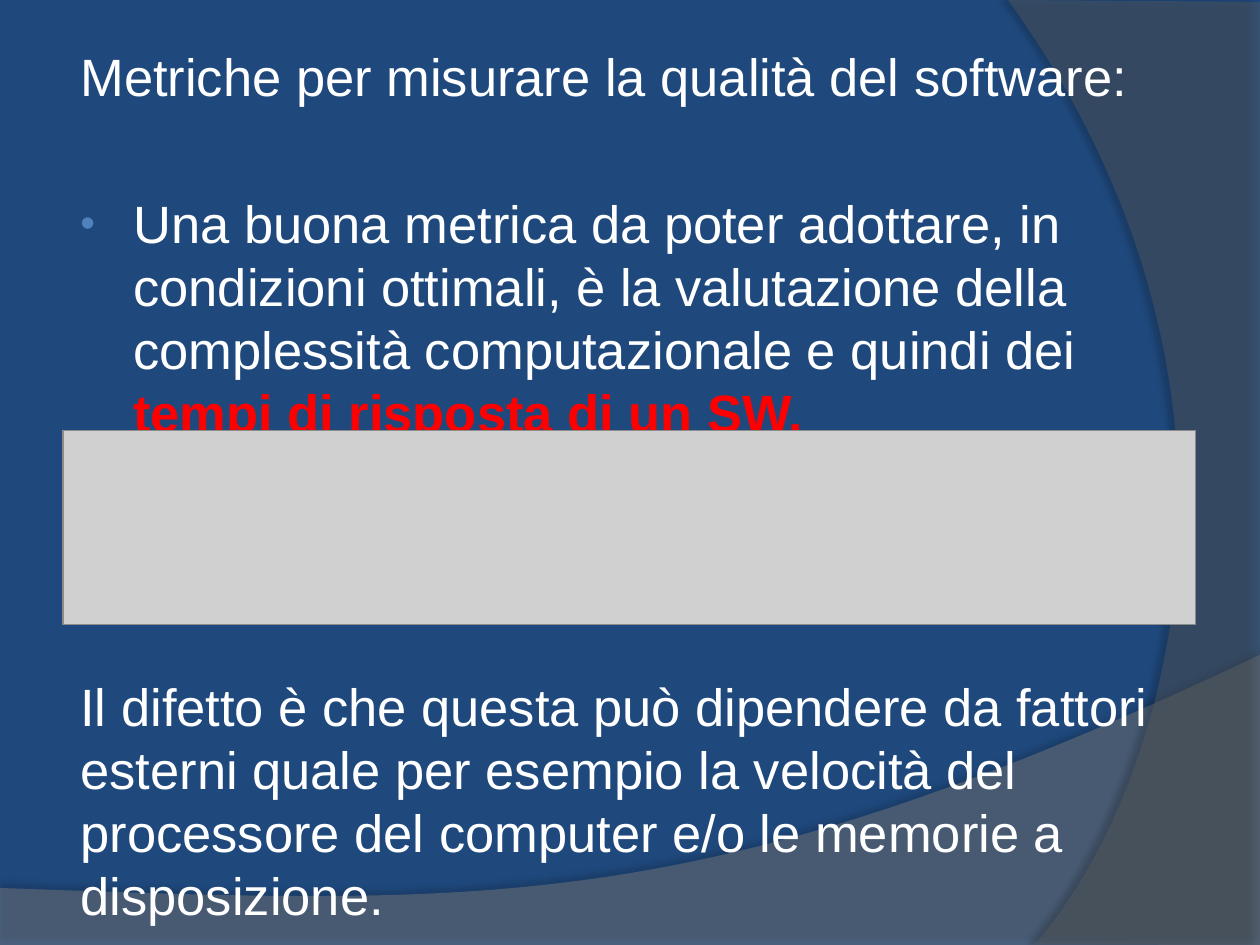
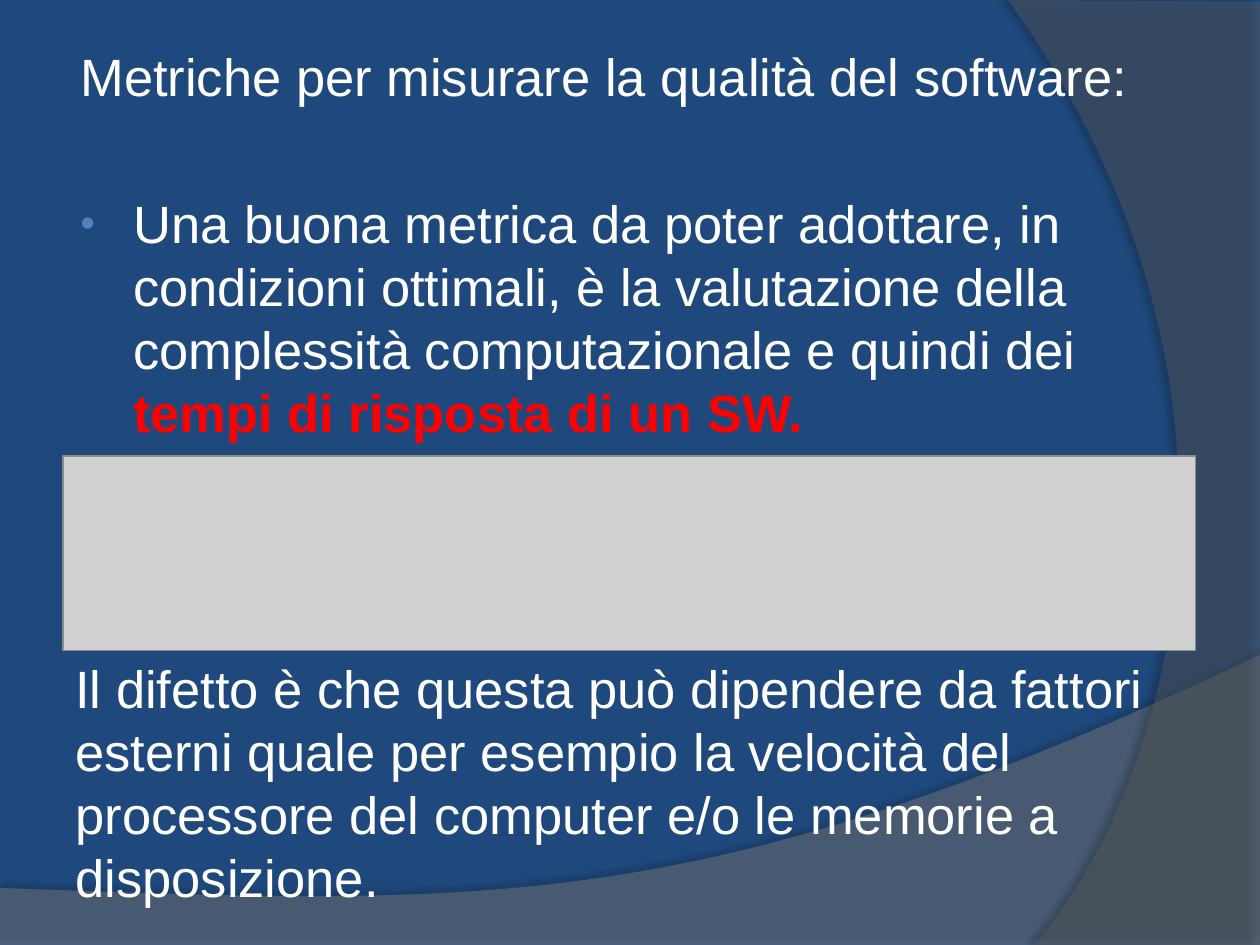
Before and after one commit to yan0z/ISW, a slide deck: slide 9 of Quesito 2 Team/1.ISW-Metrica.pptx. Drawn at 1260x945 pixels with LibreOffice and Linux fonts; fonts in the diff are those of the drawing; grey boxes stand for pictures. Boxes give left, top, right and bottom in pixels: in the first picture for what was removed or moved away, otherwise in the second. Text is boxed around its words. In the diff, an @@ line names an element or a change of style, - is before the commit and + after.

```diff
--- a/Quesito 2 Team/1.ISW-Metrica.pptx
+++ b/Quesito 2 Team/1.ISW-Metrica.pptx
@@ picture: place and size @@
-picture at [63, 430, 1196, 624]
+picture at [63, 456, 1196, 650]
@@ text added at [75, 669, 1142, 908], 30 pt, text #FFFFFF @@
+Il difetto è che questa può dipendere da fattori esterni quale per esempio la velocità del processore del computer e/o le memorie a disposizione.
@@ text at [80, 687, 1147, 926]: paragraph removed @@
-Il difetto è che questa può dipendere da fattori esterni quale per esempio la velocità del processore del computer e/o le memorie a disposizione.
```
Also in this commit, not shown: 4 other slides changed, 3 slides added, 8 other files.
